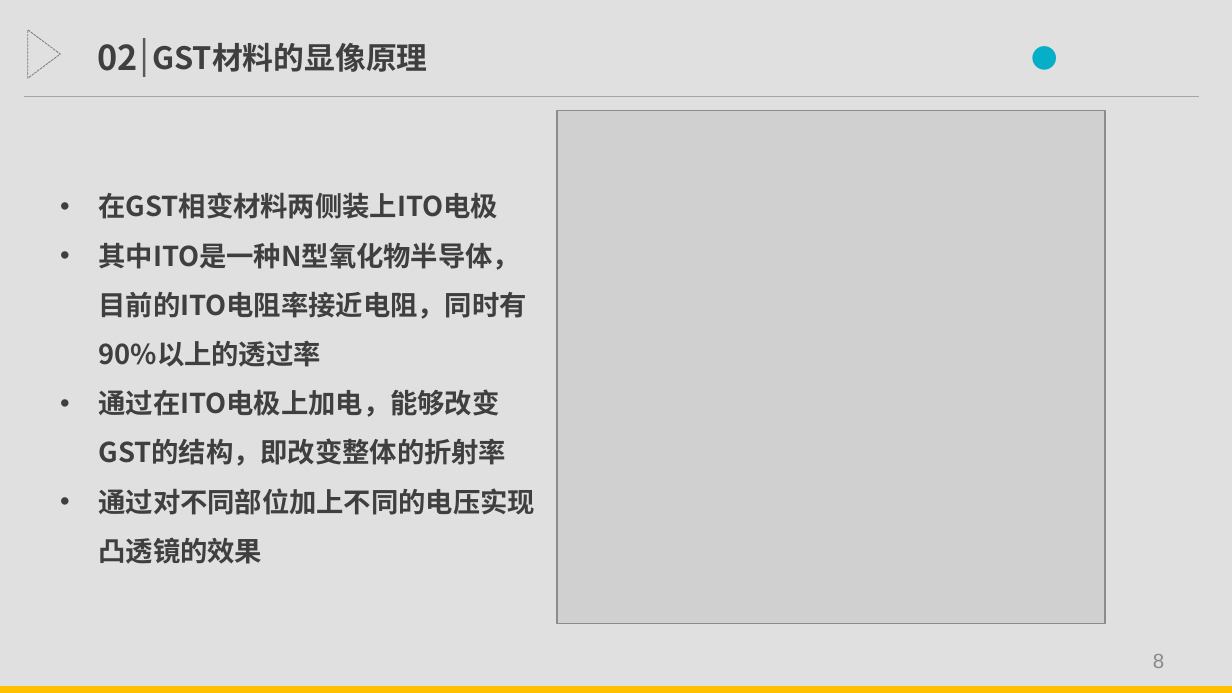
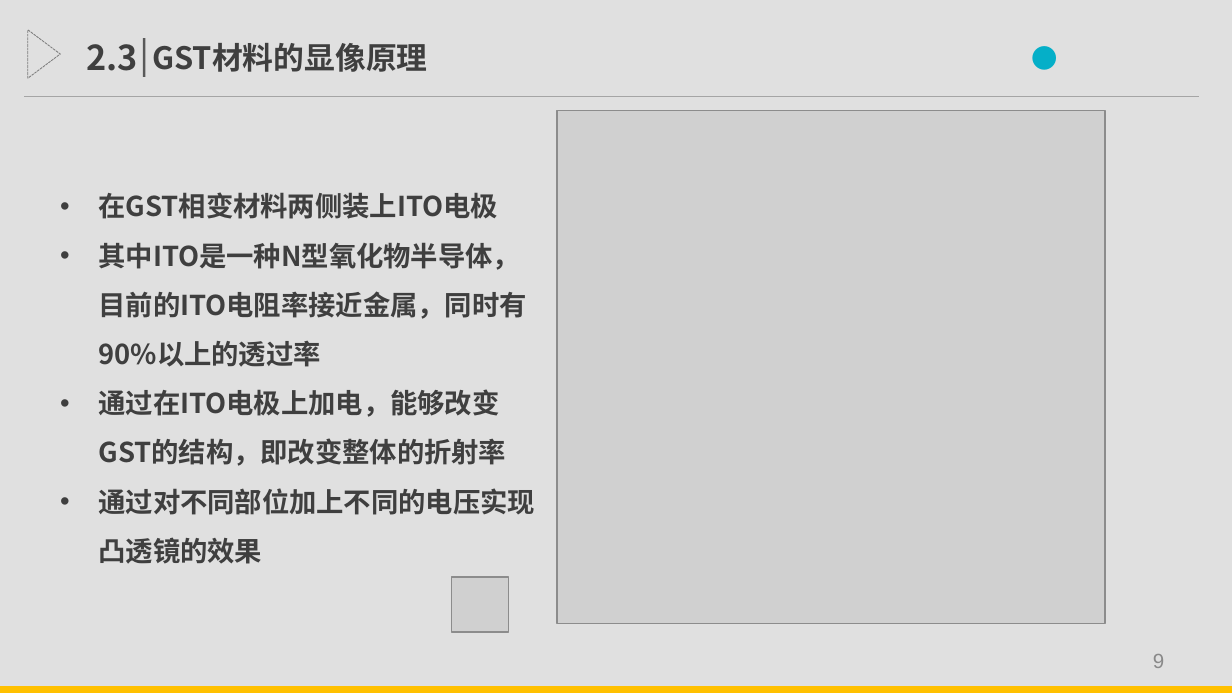
Before and after one commit to Linyu1Bai/ThuEE, a slide deck: slide 9 of Graduation/开题报告.pptx (slide 8 before the commit). Drawn at 1232x693 pixels with LibreOffice and Linux fonts; fonts in the diff are those of the drawing; grey boxes stand for pictures. Boxes give left, top, right and bottom in pixels: in the first picture for what was removed or moved away, otherwise in the second. Text is boxed around its words. In the diff, an @@ line names an element or a change of style, - is before the commit and + after.

```diff
--- a/Graduation/开题报告.pptx
+++ b/Graduation/开题报告.pptx
@@ text at bbox=[86, 44, 138, 71]: text changed @@
-02
+2.3
@@ text at bbox=[99, 243, 527, 367]: text changed @@
-• 其中ITO是一种N型氧化物半导体，目前的ITO电阻率接近电阻，同时有90%以上的透过率
+• 其中ITO是一种N型氧化物半导体，目前的ITO电阻率接近金属，同时有90%以上的透过率
@@ picture added at bbox=[451, 577, 508, 632] @@
@@ page number at bbox=[1153, 654, 1164, 668]: text changed @@
-8
+9
```
Also in this commit, not shown: 9 other slides changed, 2 slides added.
